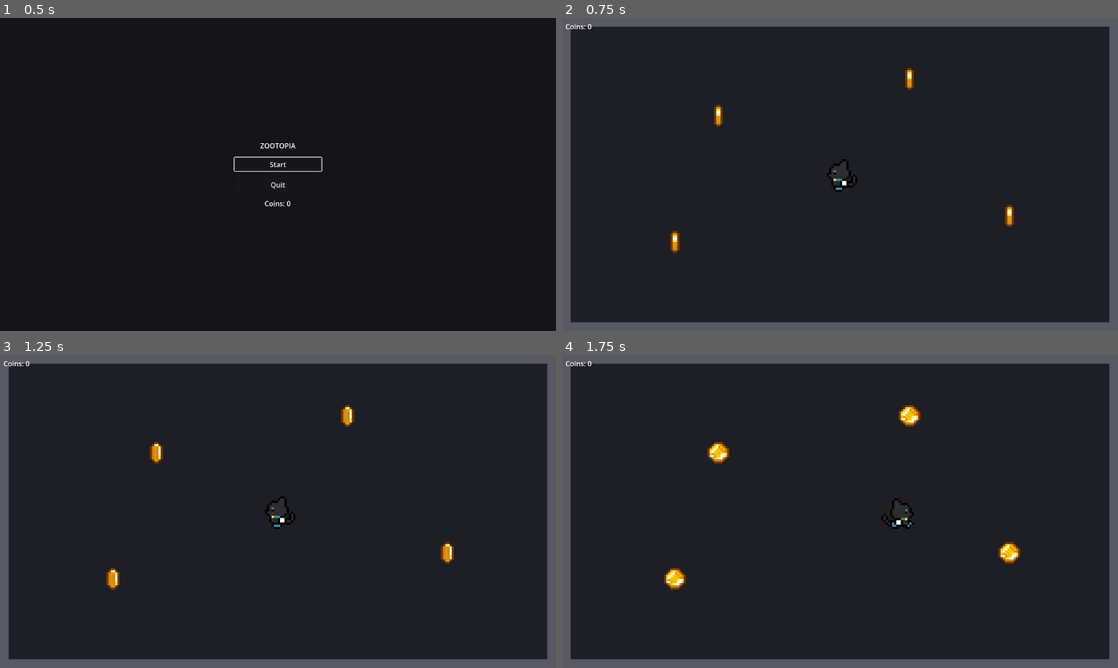
Above: before the commit, frames 1-4 (two rows, left to right).
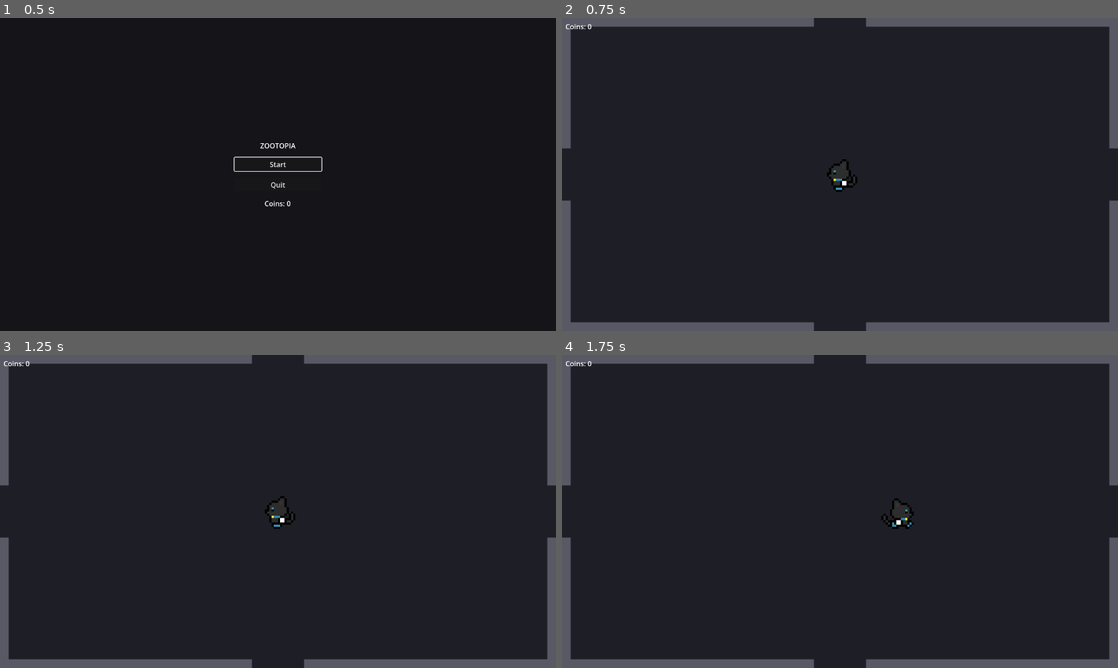
Above: after the commit, the same moments.

Repository: s4hlo/movie-jam
Game: Godot game, scene res://scenes/main_menu.tscn
The game is run twice, just before and just after one commit, with the same random seed, the same clock (stepped at 60 frames per second) and the same inputs.
Inputs:
- Up to frame 1 (0.5 s): no input
- Up to frame 2 (0.75 s): click "Start" at 0.5 s
- Up to frame 3 (1.25 s): no input
- Up to frame 4 (1.75 s): hold D (move_right) from 1.28 s (still down)

Frame 1 is identical in both runs. In frame 2, 1.5% of the frame differs, in the area x 0-100%, y 0-100%; in frame 3, 1.6%; in frame 4, 1.9%.

Commit message:
feature: add stage transition and stage draw system

Diff:
--- a/scenes/room.tscn
+++ /dev/null
@@ -1,24 +0,0 @@
-[gd_scene format=3 uid="uid://b6hjaqnw33smn"]
-
-[ext_resource type="Script" uid="uid://cwrx55umxoml1" path="res://scripts/room.gd" id="1"]
-[ext_resource type="PackedScene" path="res://scenes/coin.tscn" id="2_ffxv4"]
-
-[node name="Room" type="Node2D" unique_id=94621001]
-script = ExtResource("1")
-
-[node name="Floor" type="ColorRect" parent="." unique_id=635558301]
-offset_right = 1280.0
-offset_bottom = 720.0
-color = Color(0.12, 0.12, 0.15, 1)
-
-[node name="Coin" parent="." unique_id=1149803258 instance=ExtResource("2_ffxv4")]
-position = Vector2(360, 225)
-
-[node name="Coin2" parent="." unique_id=942703075 instance=ExtResource("2_ffxv4")]
-position = Vector2(800, 140)
-
-[node name="Coin3" parent="." unique_id=1899137401 instance=ExtResource("2_ffxv4")]
-position = Vector2(1030, 455)
-
-[node name="Coin4" parent="." unique_id=1812699528 instance=ExtResource("2_ffxv4")]
-position = Vector2(260, 515)
--- /dev/null
+++ b/scenes/rooms/room_1coin.tscn
@@ -0,0 +1,125 @@
+[gd_scene load_steps=5 format=3]
+
+[ext_resource type="Script" path="res://scripts/room_base.gd" id="1"]
+[ext_resource type="PackedScene" path="res://scenes/coin.tscn" id="2"]
+
+[sub_resource type="RectangleShape2D" id="h_seg"]
+size = Vector2(580, 20)
+
+[sub_resource type="RectangleShape2D" id="v_seg"]
+size = Vector2(20, 300)
+
+[node name="Room" type="Node2D"]
+script = ExtResource("1")
+
+[node name="Floor" type="ColorRect" parent="."]
+offset_right = 1280.0
+offset_bottom = 720.0
+color = Color(0.12, 0.12, 0.15, 1)
+
+[node name="WallNorthLeft" type="StaticBody2D" parent="."]
+position = Vector2(290, 10)
+
+[node name="Collision" type="CollisionShape2D" parent="WallNorthLeft"]
+shape = SubResource("h_seg")
+
+[node name="Visual" type="ColorRect" parent="WallNorthLeft"]
+offset_left = -290.0
+offset_top = -10.0
+offset_right = 290.0
+offset_bottom = 10.0
+color = Color(0.35, 0.35, 0.4, 1)
+
+[node name="WallNorthRight" type="StaticBody2D" parent="."]
+position = Vector2(990, 10)
+
+[node name="Collision" type="CollisionShape2D" parent="WallNorthRight"]
+shape = SubResource("h_seg")
+
+[node name="Visual" type="ColorRect" parent="WallNorthRight"]
+offset_left = -290.0
+offset_top = -10.0
+offset_right = 290.0
+offset_bottom = 10.0
+color = Color(0.35, 0.35, 0.4, 1)
+
+[node name="WallSouthLeft" type="StaticBody2D" parent="."]
+position = Vector2(290, 710)
+
+[node name="Collision" type="CollisionShape2D" parent="WallSouthLeft"]
+shape = SubResource("h_seg")
+
+[node name="Visual" type="ColorRect" parent="WallSouthLeft"]
+offset_left = -290.0
+offset_top = -10.0
+offset_right = 290.0
+offset_bottom = 10.0
+color = Color(0.35, 0.35, 0.4, 1)
+
+[node name="WallSouthRight" type="StaticBody2D" parent="."]
+position = Vector2(990, 710)
+
+[node name="Collision" type="CollisionShape2D" parent="WallSouthRight"]
+shape = SubResource("h_seg")
+
+[node name="Visual" type="ColorRect" parent="WallSouthRight"]
+offset_left = -290.0
+offset_top = -10.0
+offset_right = 290.0
+offset_bottom = 10.0
+color = Color(0.35, 0.35, 0.4, 1)
+
+[node name="WallEastTop" type="StaticBody2D" parent="."]
+position = Vector2(1270, 150)
+
+[node name="Collision" type="CollisionShape2D" parent="WallEastTop"]
+shape = SubResource("v_seg")
+
+[node name="Visual" type="ColorRect" parent="WallEastTop"]
+offset_left = -10.0
+offset_top = -150.0
+offset_right = 10.0
+offset_bottom = 150.0
+color = Color(0.35, 0.35, 0.4, 1)
+
+[node name="WallEastBottom" type="StaticBody2D" parent="."]
+position = Vector2(1270, 570)
+
+[node name="Collision" type="CollisionShape2D" parent="WallEastBottom"]
+shape = SubResource("v_seg")
+
+[node name="Visual" type="ColorRect" parent="WallEastBottom"]
+offset_left = -10.0
+offset_top = -150.0
+offset_right = 10.0
+offset_bottom = 150.0
+color = Color(0.35, 0.35, 0.4, 1)
+
+[node name="WallWestTop" type="StaticBody2D" parent="."]
+position = Vector2(10, 150)
+
+[node name="Collision" type="CollisionShape2D" parent="WallWestTop"]
+shape = SubResource("v_seg")
+
+[node name="Visual" type="ColorRect" parent="WallWestTop"]
+offset_left = -10.0
+offset_top = -150.0
+offset_right = 10.0
+offset_bottom = 150.0
+color = Color(0.35, 0.35, 0.4, 1)
+
+[node name="WallWestBottom" type="StaticBody2D" parent="."]
+position = Vector2(10, 570)
+
+[node name="Collision" type="CollisionShape2D" parent="WallWestBottom"]
+shape = SubResource("v_seg")
+
+[node name="Visual" type="ColorRect" parent="WallWestBottom"]
+offset_left = -10.0
+offset_top = -150.0
+offset_right = 10.0
+offset_bottom = 150.0
+color = Color(0.35, 0.35, 0.4, 1)
+
+[node name="Coin1" parent="." instance=ExtResource("2")]
+position = Vector2(640, 360)
--- /dev/null
+++ b/scenes/rooms/room_2coins.tscn
@@ -0,0 +1,102 @@
+[gd_scene load_steps=5 format=3]
+
+[ext_resource type="Script" path="res://scripts/room_base.gd" id="1"]
+[ext_resource type="PackedScene" path="res://scenes/coin.tscn" id="2"]
+
+[sub_resource type="RectangleShape2D" id="h_full"]
+size = Vector2(1280, 20)
+
+[sub_resource type="RectangleShape2D" id="v_seg"]
+size = Vector2(20, 300)
+
+[node name="Room" type="Node2D"]
+script = ExtResource("1")
+
+[node name="Floor" type="ColorRect" parent="."]
+offset_right = 1280.0
+offset_bottom = 720.0
+color = Color(0.12, 0.12, 0.15, 1)
+
+[node name="WallNorth" type="StaticBody2D" parent="."]
+position = Vector2(640, 10)
+
+[node name="Collision" type="CollisionShape2D" parent="WallNorth"]
+shape = SubResource("h_full")
+
+[node name="Visual" type="ColorRect" parent="WallNorth"]
+offset_left = -640.0
+offset_top = -10.0
+offset_right = 640.0
+offset_bottom = 10.0
+color = Color(0.35, 0.35, 0.4, 1)
+
+[node name="WallSouth" type="StaticBody2D" parent="."]
+position = Vector2(640, 710)
+
+[node name="Collision" type="CollisionShape2D" parent="WallSouth"]
+shape = SubResource("h_full")
+
+[node name="Visual" type="ColorRect" parent="WallSouth"]
+offset_left = -640.0
+offset_top = -10.0
+offset_right = 640.0
+offset_bottom = 10.0
+color = Color(0.35, 0.35, 0.4, 1)
+
+[node name="WallEastTop" type="StaticBody2D" parent="."]
+position = Vector2(1270, 150)
+
+[node name="Collision" type="CollisionShape2D" parent="WallEastTop"]
+shape = SubResource("v_seg")
+
+[node name="Visual" type="ColorRect" parent="WallEastTop"]
+offset_left = -10.0
+offset_top = -150.0
+offset_right = 10.0
+offset_bottom = 150.0
+color = Color(0.35, 0.35, 0.4, 1)
+
+[node name="WallEastBottom" type="StaticBody2D" parent="."]
+position = Vector2(1270, 570)
+
+[node name="Collision" type="CollisionShape2D" parent="WallEastBottom"]
+shape = SubResource("v_seg")
+
+[node name="Visual" type="ColorRect" parent="WallEastBottom"]
+offset_left = -10.0
+offset_top = -150.0
+offset_right = 10.0
+offset_bottom = 150.0
+color = Color(0.35, 0.35, 0.4, 1)
+
+[node name="WallWestTop" type="StaticBody2D" parent="."]
+position = Vector2(10, 150)
+
+[node name="Collision" type="CollisionShape2D" parent="WallWestTop"]
+shape = SubResource("v_seg")
+
+[node name="Visual" type="ColorRect" parent="WallWestTop"]
+offset_left = -10.0
+offset_top = -150.0
+offset_right = 10.0
+offset_bottom = 150.0
+color = Color(0.35, 0.35, 0.4, 1)
+
+[node name="WallWestBottom" type="StaticBody2D" parent="."]
+position = Vector2(10, 570)
+
+[node name="Collision" type="CollisionShape2D" parent="WallWestBottom"]
+shape = SubResource("v_seg")
+
+[node name="Visual" type="ColorRect" parent="WallWestBottom"]
+offset_left = -10.0
+offset_top = -150.0
+offset_right = 10.0
+offset_bottom = 150.0
+color = Color(0.35, 0.35, 0.4, 1)
+
+[node name="Coin1" parent="." instance=ExtResource("2")]
+position = Vector2(400, 360)
+
+[node name="Coin2" parent="." instance=ExtResource("2")]
+position = Vector2(880, 360)
--- /dev/null
+++ b/scenes/rooms/room_3coins.tscn
@@ -0,0 +1,105 @@
+[gd_scene load_steps=5 format=3]
+
+[ext_resource type="Script" path="res://scripts/room_base.gd" id="1"]
+[ext_resource type="PackedScene" path="res://scenes/coin.tscn" id="2"]
+
+[sub_resource type="RectangleShape2D" id="h_seg"]
+size = Vector2(580, 20)
+
+[sub_resource type="RectangleShape2D" id="v_full"]
+size = Vector2(20, 720)
+
+[node name="Room" type="Node2D"]
+script = ExtResource("1")
+
+[node name="Floor" type="ColorRect" parent="."]
+offset_right = 1280.0
+offset_bottom = 720.0
+color = Color(0.12, 0.12, 0.15, 1)
+
+[node name="WallNorthLeft" type="StaticBody2D" parent="."]
+position = Vector2(290, 10)
+
+[node name="Collision" type="CollisionShape2D" parent="WallNorthLeft"]
+shape = SubResource("h_seg")
+
+[node name="Visual" type="ColorRect" parent="WallNorthLeft"]
+offset_left = -290.0
+offset_top = -10.0
+offset_right = 290.0
+offset_bottom = 10.0
+color = Color(0.35, 0.35, 0.4, 1)
+
+[node name="WallNorthRight" type="StaticBody2D" parent="."]
+position = Vector2(990, 10)
+
+[node name="Collision" type="CollisionShape2D" parent="WallNorthRight"]
+shape = SubResource("h_seg")
+
+[node name="Visual" type="ColorRect" parent="WallNorthRight"]
+offset_left = -290.0
+offset_top = -10.0
+offset_right = 290.0
+offset_bottom = 10.0
+color = Color(0.35, 0.35, 0.4, 1)
+
+[node name="WallSouthLeft" type="StaticBody2D" parent="."]
+position = Vector2(290, 710)
+
+[node name="Collision" type="CollisionShape2D" parent="WallSouthLeft"]
+shape = SubResource("h_seg")
+
+[node name="Visual" type="ColorRect" parent="WallSouthLeft"]
+offset_left = -290.0
+offset_top = -10.0
+offset_right = 290.0
+offset_bottom = 10.0
+color = Color(0.35, 0.35, 0.4, 1)
+
+[node name="WallSouthRight" type="StaticBody2D" parent="."]
+position = Vector2(990, 710)
+
+[node name="Collision" type="CollisionShape2D" parent="WallSouthRight"]
+shape = SubResource("h_seg")
+
+[node name="Visual" type="ColorRect" parent="WallSouthRight"]
+offset_left = -290.0
+offset_top = -10.0
+offset_right = 290.0
+offset_bottom = 10.0
+color = Color(0.35, 0.35, 0.4, 1)
+
+[node name="WallEast" type="StaticBody2D" parent="."]
+position = Vector2(1270, 360)
+
+[node name="Collision" type="CollisionShape2D" parent="WallEast"]
+shape = SubResource("v_full")
+
+[node name="Visual" type="ColorRect" parent="WallEast"]
+offset_left = -10.0
+offset_top = -360.0
+offset_right = 10.0
+offset_bottom = 360.0
+color = Color(0.35, 0.35, 0.4, 1)
+
+[node name="WallWest" type="StaticBody2D" parent="."]
+position = Vector2(10, 360)
+
+[node name="Collision" type="CollisionShape2D" parent="WallWest"]
+shape = SubResource("v_full")
+
+[node name="Visual" type="ColorRect" parent="WallWest"]
+offset_left = -10.0
+offset_top = -360.0
+offset_right = 10.0
+offset_bottom = 360.0
+color = Color(0.35, 0.35, 0.4, 1)
+
+[node name="Coin1" parent="." instance=ExtResource("2")]
+position = Vector2(640, 200)
+
+[node name="Coin2" parent="." instance=ExtResource("2")]
+position = Vector2(764, 361)
+
+[node name="Coin3" parent="." instance=ExtResource("2")]
+position = Vector2(640, 520)
--- /dev/null
+++ b/scenes/rooms/room_empty.tscn
@@ -0,0 +1,121 @@
+[gd_scene load_steps=4 format=3]
+
+[ext_resource type="Script" path="res://scripts/room_base.gd" id="1"]
+
+[sub_resource type="RectangleShape2D" id="h_seg"]
+size = Vector2(580, 20)
+
+[sub_resource type="RectangleShape2D" id="v_seg"]
+size = Vector2(20, 300)
+
+[node name="Room" type="Node2D"]
+script = ExtResource("1")
+
+[node name="Floor" type="ColorRect" parent="."]
+offset_right = 1280.0
+offset_bottom = 720.0
+color = Color(0.12, 0.12, 0.15, 1)
+
+[node name="WallNorthLeft" type="StaticBody2D" parent="."]
+position = Vector2(290, 10)
+
+[node name="Collision" type="CollisionShape2D" parent="WallNorthLeft"]
+shape = SubResource("h_seg")
+
+[node name="Visual" type="ColorRect" parent="WallNorthLeft"]
+offset_left = -290.0
+offset_top = -10.0
+offset_right = 290.0
+offset_bottom = 10.0
+color = Color(0.35, 0.35, 0.4, 1)
+
+[node name="WallNorthRight" type="StaticBody2D" parent="."]
+position = Vector2(990, 10)
+
+[node name="Collision" type="CollisionShape2D" parent="WallNorthRight"]
+shape = SubResource("h_seg")
+
+[node name="Visual" type="ColorRect" parent="WallNorthRight"]
+offset_left = -290.0
+offset_top = -10.0
+offset_right = 290.0
+offset_bottom = 10.0
+color = Color(0.35, 0.35, 0.4, 1)
+
+[node name="WallSouthLeft" type="StaticBody2D" parent="."]
+position = Vector2(290, 710)
+
+[node name="Collision" type="CollisionShape2D" parent="WallSouthLeft"]
+shape = SubResource("h_seg")
+
+[node name="Visual" type="ColorRect" parent="WallSouthLeft"]
+offset_left = -290.0
+offset_top = -10.0
+offset_right = 290.0
+offset_bottom = 10.0
+color = Color(0.35, 0.35, 0.4, 1)
+
+[node name="WallSouthRight" type="StaticBody2D" parent="."]
+position = Vector2(990, 710)
+
+[node name="Collision" type="CollisionShape2D" parent="WallSouthRight"]
+shape = SubResource("h_seg")
+
+[node name="Visual" type="ColorRect" parent="WallSouthRight"]
+offset_left = -290.0
+offset_top = -10.0
+offset_right = 290.0
+offset_bottom = 10.0
+color = Color(0.35, 0.35, 0.4, 1)
+
+[node name="WallEastTop" type="StaticBody2D" parent="."]
+position = Vector2(1270, 150)
+
+[node name="Collision" type="CollisionShape2D" parent="WallEastTop"]
+shape = SubResource("v_seg")
+
+[node name="Visual" type="ColorRect" parent="WallEastTop"]
+offset_left = -10.0
+offset_top = -150.0
+offset_right = 10.0
+offset_bottom = 150.0
+color = Color(0.35, 0.35, 0.4, 1)
+
+[node name="WallEastBottom" type="StaticBody2D" parent="."]
+position = Vector2(1270, 570)
+
+[node name="Collision" type="CollisionShape2D" parent="WallEastBottom"]
+shape = SubResource("v_seg")
+
+[node name="Visual" type="ColorRect" parent="WallEastBottom"]
+offset_left = -10.0
+offset_top = -150.0
+offset_right = 10.0
+offset_bottom = 150.0
+color = Color(0.35, 0.35, 0.4, 1)
+
+[node name="WallWestTop" type="StaticBody2D" parent="."]
+position = Vector2(10, 150)
+
+[node name="Collision" type="CollisionShape2D" parent="WallWestTop"]
+shape = SubResource("v_seg")
+
+[node name="Visual" type="ColorRect" parent="WallWestTop"]
+offset_left = -10.0
+offset_top = -150.0
+offset_right = 10.0
+offset_bottom = 150.0
+color = Color(0.35, 0.35, 0.4, 1)
+
+[node name="WallWestBottom" type="StaticBody2D" parent="."]
+position = Vector2(10, 570)
+
+[node name="Collision" type="CollisionShape2D" parent="WallWestBottom"]
+shape = SubResource("v_seg")
+
+[node name="Visual" type="ColorRect" parent="WallWestBottom"]
+offset_left = -10.0
+offset_top = -150.0
+offset_right = 10.0
+offset_bottom = 150.0
+color = Color(0.35, 0.35, 0.4, 1)
--- a/scripts/coin.gd
+++ b/scripts/coin.gd
@@ -1,4 +1,6 @@
 extends Area2D
+
+signal state_changed(new_state: String)
 
 func _ready() -> void:
 	body_entered.connect(_on_body_entered)
@@ -6,4 +8,5 @@
 func _on_body_entered(body: Node2D) -> void:
 	if body is CharacterBody2D:
 		SaveManager.add_coins(1)
+		state_changed.emit("collected")
 		queue_free()
--- a/scripts/game_manager.gd
+++ b/scripts/game_manager.gd
@@ -1,19 +1,18 @@
 extends Node2D
 
-const ROOM_SCENE := preload("res://scenes/room.tscn")
 const PLAYER_SCENE := preload("res://scenes/player.tscn")
-const ROOM_SIZE := Vector2(1280, 720)
 
-var current_room: Node2D = null
 var player: CharacterBody2D = null
+var room_manager: Node2D = null
 
 func _ready() -> void:
+	# Create RoomManager as first child (renders behind player)
+	room_manager = preload("res://scripts/room_manager.gd").new()
+	room_manager.name = "RoomManager"
+	add_child(room_manager)
+	move_child(room_manager, 0)
+
 	player = PLAYER_SCENE.instantiate()
 	add_child(player)
-	_load_room()
-	player.position = ROOM_SIZE / 2.0
 
-func _load_room() -> void:
-	current_room = ROOM_SCENE.instantiate()
-	add_child(current_room)
-	move_child(current_room, 0)
+	room_manager.start_new_run(player)
--- a/scripts/room.gd
+++ /dev/null
@@ -1,33 +0,0 @@
-extends Node2D
-
-const ROOM_SIZE := Vector2(1280, 720)
-const WALL_THICKNESS := 20.0
-const WALL_COLOR := Color(0.35, 0.35, 0.4, 1.0)
-
-func _ready() -> void:
-	_build_walls()
-
-func _build_walls() -> void:
-	var hw := ROOM_SIZE.x / 2.0
-	var hh := ROOM_SIZE.y / 2.0
-	_add_wall(Vector2(hw, WALL_THICKNESS / 2.0), Vector2(ROOM_SIZE.x, WALL_THICKNESS))
-	_add_wall(Vector2(hw, ROOM_SIZE.y - WALL_THICKNESS / 2.0), Vector2(ROOM_SIZE.x, WALL_THICKNESS))
-	_add_wall(Vector2(WALL_THICKNESS / 2.0, hh), Vector2(WALL_THICKNESS, ROOM_SIZE.y))
-	_add_wall(Vector2(ROOM_SIZE.x - WALL_THICKNESS / 2.0, hh), Vector2(WALL_THICKNESS, ROOM_SIZE.y))
-
-func _add_wall(pos: Vector2, size: Vector2) -> void:
-	var body := StaticBody2D.new()
-	body.position = pos
-	add_child(body)
-
-	var shape := CollisionShape2D.new()
-	var rect := RectangleShape2D.new()
-	rect.size = size
-	shape.shape = rect
-	body.add_child(shape)
-
-	var sprite := ColorRect.new()
-	sprite.position = -size / 2.0
-	sprite.size = size
-	sprite.color = WALL_COLOR
-	body.add_child(sprite)
--- /dev/null
+++ b/scripts/room_base.gd
@@ -0,0 +1,96 @@
+extends Node2D
+
+const ROOM_SIZE := Vector2(1280, 720)
+const WALL_THICKNESS := 20.0
+const DOOR_SIZE := 120.0
+const SEALED_COLOR := Color(0.5, 0.2, 0.2, 1.0)
+
+# Set by RoomManager before add_child
+var door_config: Dictionary = {}  # "north" → "open"/"sealed"
+var entity_states: Dictionary = {}  # node_name → state string
+var _changed_entities: Dictionary = {}
+
+signal door_entered(direction: String)
+
+func _ready() -> void:
+	_build_doors()
+	_apply_entity_states()
+	_connect_entity_signals()
+
+func _get_door_geometry(direction: String) -> Dictionary:
+	match direction:
+		"north": return {"pos": Vector2(ROOM_SIZE.x / 2, WALL_THICKNESS / 2), "size": Vector2(DOOR_SIZE, WALL_THICKNESS)}
+		"south": return {"pos": Vector2(ROOM_SIZE.x / 2, ROOM_SIZE.y - WALL_THICKNESS / 2), "size": Vector2(DOOR_SIZE, WALL_THICKNESS)}
+		"east": return {"pos": Vector2(ROOM_SIZE.x - WALL_THICKNESS / 2, ROOM_SIZE.y / 2), "size": Vector2(WALL_THICKNESS, DOOR_SIZE)}
+		_: return {"pos": Vector2(WALL_THICKNESS / 2, ROOM_SIZE.y / 2), "size": Vector2(WALL_THICKNESS, DOOR_SIZE)}
+
+func _has_gap(direction: String) -> bool:
+	var suffix := "Left" if direction in ["north", "south"] else "Top"
+	return has_node("Wall" + direction.capitalize() + suffix)
+
+func get_native_exits() -> Array[String]:
+	var exits: Array[String] = []
+	for direction in ["north", "south", "east", "west"]:
+		if _has_gap(direction):
+			exits.append(direction)
+	return exits
+
+func _build_doors() -> void:
+	for direction in ["north", "south", "east", "west"]:
+		if not _has_gap(direction):
+			continue
+		var state: String = door_config.get(direction, "sealed")
+		var geo := _get_door_geometry(direction)
+		if state == "open":
+			_add_door_area(geo.pos, geo.size, direction)
+		else:
+			_add_sealed_wall(geo.pos, geo.size)
+
+func _add_sealed_wall(pos: Vector2, size: Vector2) -> void:
+	var body := StaticBody2D.new()
+	body.position = pos
+	add_child(body)
+	var col := CollisionShape2D.new()
+	var rect := RectangleShape2D.new()
+	rect.size = size
+	col.shape = rect
+	body.add_child(col)
+	var visual := ColorRect.new()
+	visual.position = -size / 2.0
+	visual.size = size
+	visual.color = SEALED_COLOR
+	body.add_child(visual)
+
+func _add_door_area(pos: Vector2, size: Vector2, direction: String) -> void:
+	var area := Area2D.new()
+	area.position = pos
+	var col := CollisionShape2D.new()
+	var shape := RectangleShape2D.new()
+	shape.size = size
+	col.shape = shape
+	area.add_child(col)
+	area.body_entered.connect(_on_door_body_entered.bind(direction))
+	add_child(area)
+
+func _on_door_body_entered(body: Node2D, direction: String) -> void:
+	if body is CharacterBody2D:
+		door_entered.emit(direction)
+
+func _apply_entity_states() -> void:
+	for entity_name in entity_states:
+		var state: String = entity_states[entity_name]
+		if state in ["collected", "destroyed", "removed"]:
+			var node = find_child(entity_name, true, false)
+			if node:
+				node.queue_free()
+
+func _connect_entity_signals() -> void:
+	for node in find_children("*"):
+		if node.has_signal("state_changed") and str(node.name) not in entity_states:
+			node.state_changed.connect(_on_entity_state_changed.bind(str(node.name)))
+
+func _on_entity_state_changed(new_state: String, entity_name: String) -> void:
+	_changed_entities[entity_name] = new_state
+
+func get_changed_entities() -> Dictionary:
+	return _changed_entities
--- /dev/null
+++ b/scripts/room_manager.gd
@@ -0,0 +1,135 @@
+extends Node2D
+
+const RoomBase = preload("res://scripts/room_base.gd")
+
+const ROOM_SCENES := {
+	"empty": preload("res://scenes/rooms/room_empty.tscn"),
+	"1coin": preload("res://scenes/rooms/room_1coin.tscn"),
+	"2coins": preload("res://scenes/rooms/room_2coins.tscn"),
+	"3coins": preload("res://scenes/rooms/room_3coins.tscn"),
+}
+
+var _exits_cache: Dictionary = {}  # type_name -> Array[String]
+
+const DIRECTION_OFFSETS := {
+	"north": Vector2i(0, -1),
+	"south": Vector2i(0, 1),
+	"east": Vector2i(1, 0),
+	"west": Vector2i(-1, 0),
+}
+
+const OPPOSITE := {
+	"north": "south",
+	"south": "north",
+	"east": "west",
+	"west": "east",
+}
+
+# Spawn positions: past the door, far enough to not re-trigger the Area2D
+const SPAWN_POSITIONS := {
+	"north": Vector2(640, 60),
+	"south": Vector2(640, 660),
+	"east": Vector2(1220, 360),
+	"west": Vector2(60, 360),
+}
+
+# There's no type def in this language XD
+var grid: Dictionary = {}  # Vector2i -> { "type": String, "entity_states": Dictionary }
+var current_position: Vector2i = Vector2i.ZERO
+var current_room: Node2D = null
+var player: CharacterBody2D = null
+var _transitioning: bool = false
+
+func _ready() -> void:
+	for type_name in ROOM_SCENES:
+		var instance = ROOM_SCENES[type_name].instantiate()
+		_exits_cache[type_name] = instance.get_native_exits()
+		instance.free()
+
+func start_new_run(p_player: CharacterBody2D) -> void:
+	player = p_player
+	grid.clear()
+	current_position = Vector2i.ZERO
+	grid[current_position] = {"type": "empty", "entity_states": {}}
+	_load_room(current_position)
+
+func _load_room(pos: Vector2i, spawn_at_door: String = "") -> void:
+	if current_room:
+		_save_room_state()
+		current_room.door_entered.disconnect(_on_door_entered)
+		current_room.queue_free()
+		current_room = null
+
+	var room_data: Dictionary = grid[pos]
+	var type_name: String = room_data["type"]
+
+	current_room = ROOM_SCENES[type_name].instantiate()
+
+	# Configure doors based on current grid state
+	var door_config := {}
+	for direction in _exits_cache[type_name]:
+		door_config[direction] = _get_door_state(pos, direction)
+	current_room.door_config = door_config
+	current_room.entity_states = room_data["entity_states"]
+
+	add_child(current_room)
+	move_child(current_room, 0)
+
+	if spawn_at_door != "":
+		player.position = SPAWN_POSITIONS[spawn_at_door]
+	else:
+		player.position = RoomBase.ROOM_SIZE / 2.0
+
+	current_position = pos
+
+	# Without this the player move 1+ stages
+	# Wait 2 physics frames for the player position to settle
+	# before allowing door transitions
+	await get_tree().physics_frame
+	await get_tree().physics_frame
+
+	if current_room:
+		current_room.door_entered.connect(_on_door_entered)
+	_transitioning = false
+
+func _get_door_state(pos: Vector2i, direction: String) -> String:
+	var neighbor_pos: Vector2i = pos + DIRECTION_OFFSETS[direction]
+	if not grid.has(neighbor_pos):
+		return "open"
+
+	var neighbor_exits: Array = _exits_cache[grid[neighbor_pos]["type"]]
+	if OPPOSITE[direction] in neighbor_exits:
+		return "open"
+	return "sealed"
+
+func _generate_room(pos: Vector2i, from_direction: String) -> void:
+	var entry_direction: String = OPPOSITE[from_direction]
+	var compatible: Array[String] = []
+
+	for type_name in ROOM_SCENES:
+		var exits: Array = _exits_cache[type_name]
+		if entry_direction in exits:
+			compatible.append(type_name)
+
+	assert(compatible.size() > 0, "No compatible room for direction: " + entry_direction)
+	var chosen: String = compatible[randi() % compatible.size()]
+	grid[pos] = {"type": chosen, "entity_states": {}}
+
+func _on_door_entered(direction: String) -> void:
+	if _transitioning:
+		return
+	_transitioning = true
+
+	var target_pos: Vector2i = current_position + DIRECTION_OFFSETS[direction]
+
+	if not grid.has(target_pos):
+		_generate_room(target_pos, direction)
+
+	var entry_direction: String = OPPOSITE[direction]
+	_load_room(target_pos, entry_direction)
+
+func _save_room_state() -> void:
+	if current_room and grid.has(current_position):
+		var changed: Dictionary = current_room.get_changed_entities()
+		for entity_name in changed:
+			grid[current_position]["entity_states"][entity_name] = changed[entity_name]
Not shown, added: assets/HUD_Icons.png.import
Not shown, removed: scripts/room.gd.uid
Not shown, added: scripts/room_base.gd.uid
Not shown, added: scripts/room_manager.gd.uid
